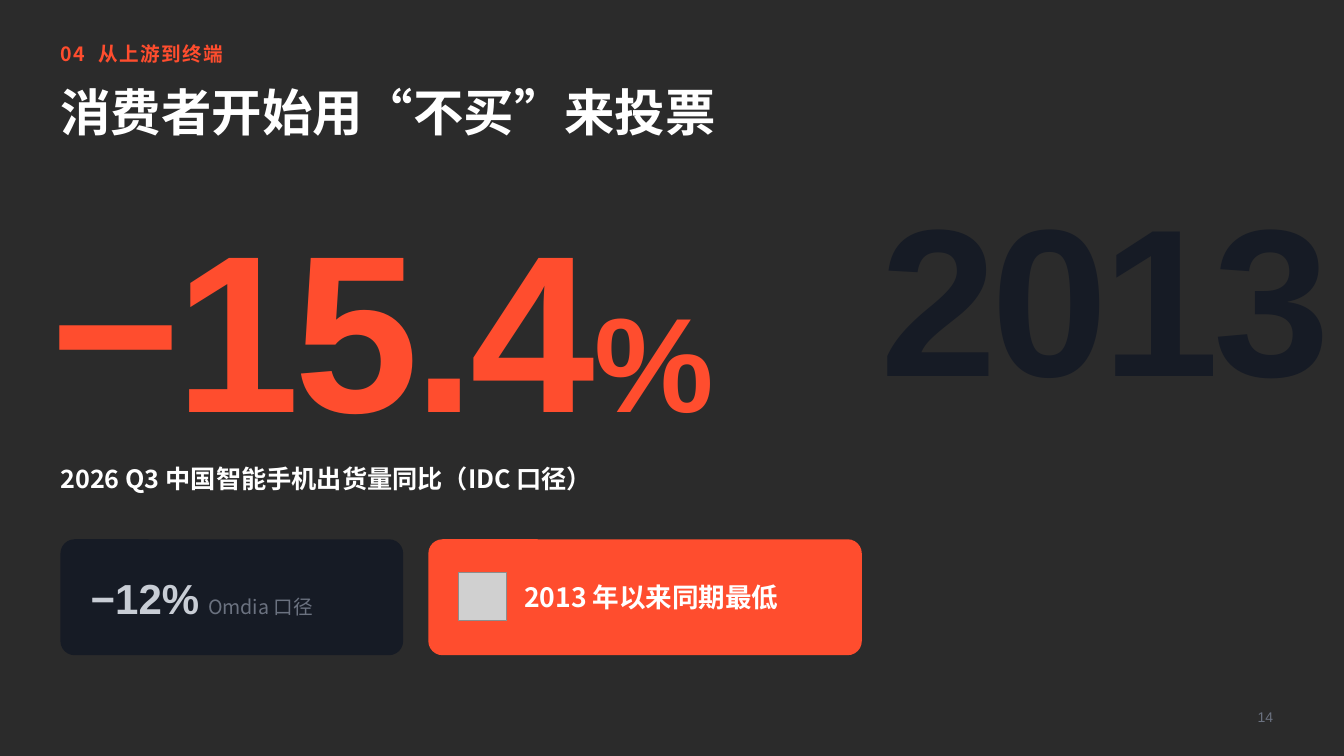
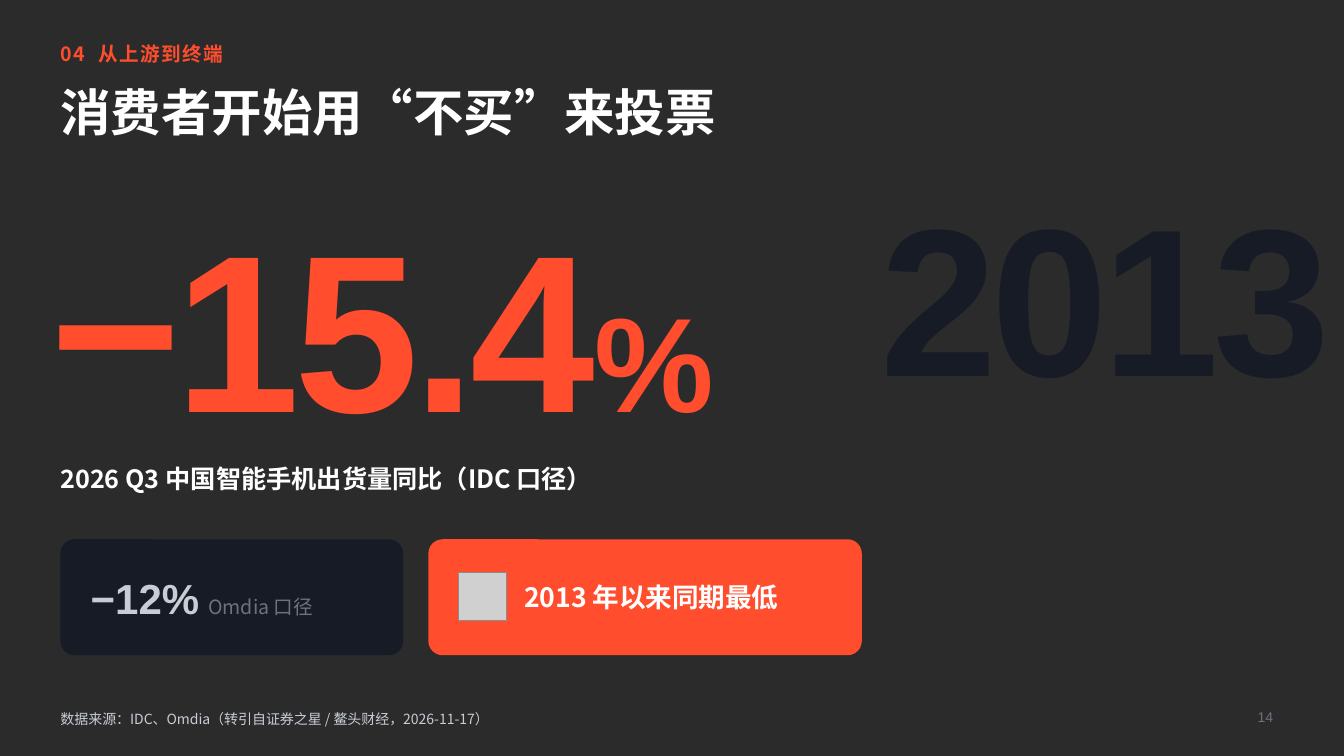
Before and after one commit to 1760139151lkh-ctrl/ppt-document, a slide deck: slide 14 of AI涨价的冷逻辑.pptx. Drawn at 1344x756 pixels with LibreOffice and Linux fonts; fonts in the diff are those of the drawing; grey boxes stand for pictures; background and template pictures are left out; a plain dark background stands for a picture behind light text. Boxes give left, top, right and bottom in pixels: in the first picture for what was removed or moved away, otherwise in the second. Text is boxed around its words. In the diff, an @@ line names an element or a change of style, - is before the commit and + after.

```diff
--- a/AI涨价的冷逻辑.pptx
+++ b/AI涨价的冷逻辑.pptx
@@ text added at (60, 712, 489, 725), 10 pt, text #C8CDD5 @@
+数据来源：IDC、Omdia（转引自证券之星 / 鳌头财经，2026-11-17）
```
Also in this commit, not shown: 12 other slides changed, 1 slide added, 1 other file.
